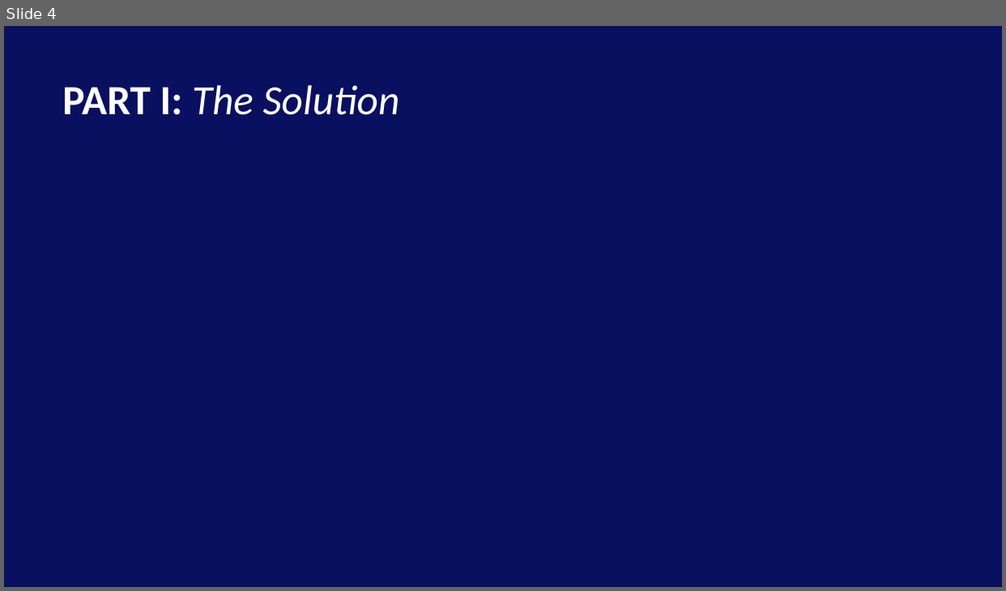
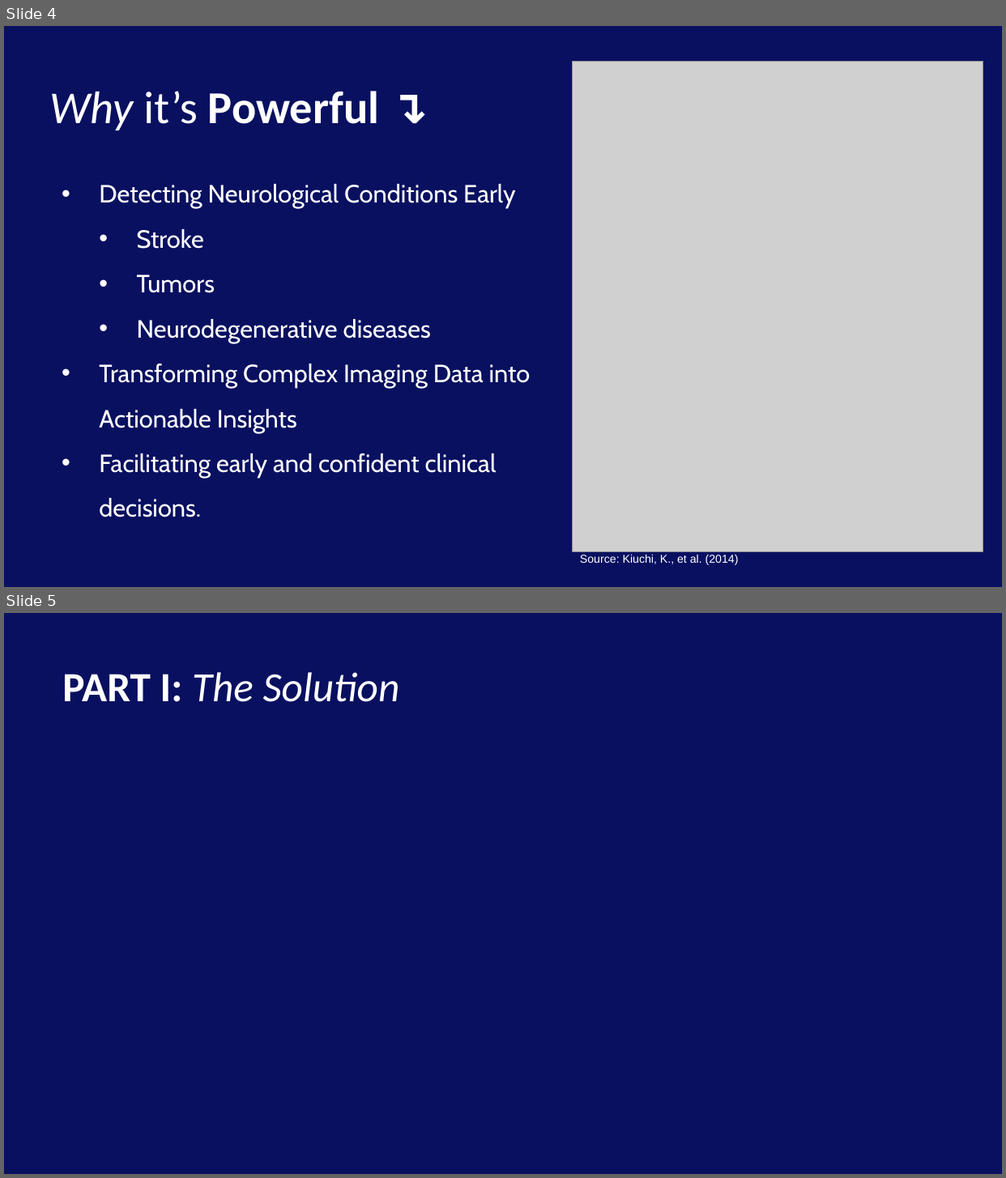
Before and after one commit to Neepa04/MXB201Group15, a slide deck: Report/Presentation.pptx. Shown one above the other, each under a label of ours: slide 4 before the commit, slides 4 and 5 after it. The pictures are 1006x591 and 1006x1178 pixels, drawn with LibreOffice and Linux fonts; fonts in the diff are those of the drawing; grey boxes stand for pictures; background and template pictures are left out. Boxes give left, top, right and bottom in pixels: in the first picture for what was removed or moved away, otherwise in the second. Text is boxed around its words. In the diff, an @@ line names an element or a change of style, - is before the commit and + after.

Commit message:
re-do my slides and added relevant images

```diff
--- a/Report/Presentation.pptx
+++ b/Report/Presentation.pptx
@@ slide 4 added at [4, 26, 1002, 587], background picture (left out) @@
@@ picture added at [573, 61, 983, 552] @@
@@ text added at [49, 91, 379, 130], 44 pt, text #FFFFFF, bold @@
+Why it’s Powerful ↴
@@ text added at [99, 184, 530, 518], 24 pt, text #FFFFFF @@
+• Detecting Neurological Conditions Early
+  • Stroke
+  • Tumors
+  • Neurodegenerative diseases
+• Transforming Complex Imaging Data into Actionable Insights
+• Facilitating early and confident clinical decisions.
@@ text added at [580, 554, 739, 565], 11 pt, text #FFFFFF @@
+Source: Kiuchi, K., et al. (2014)
@@ what was slide 4 is now slide 5 @@
```
Also in this commit, not shown: 2 other slides added, 2 slides removed.
